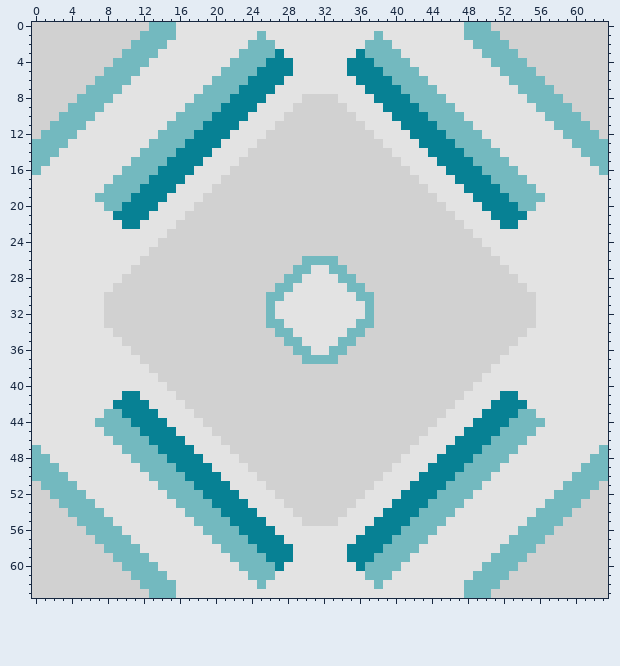
Two versions of one pixel-art sprite, sprites/blocks/factories/parnik.png. This is how it looked before the edit.
The file is 64x64 pixels.
After the commit:
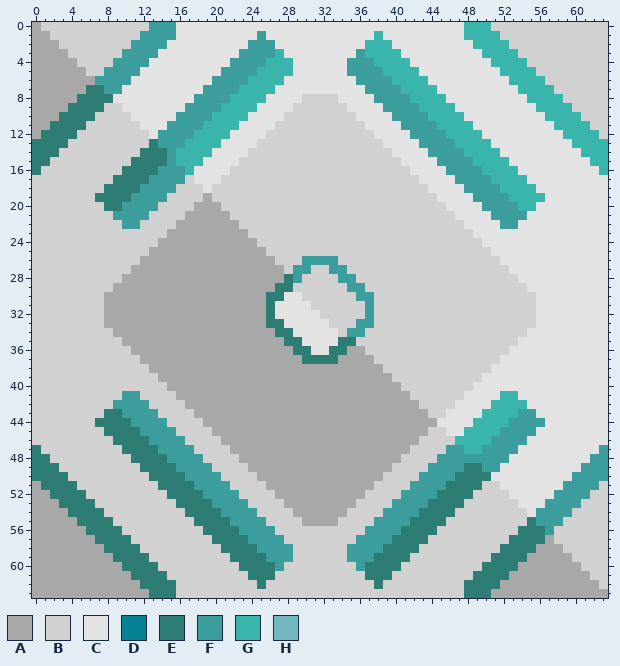
Palette (. is transparent): A #a8a8a8  B #d1d1d1  C #e3e3e3  D #078194  E #2d7d75  F #3c9e9c  G #3ab5ab  H #73b9bf
The exact change:
Changed rows in their new state; - is an unchanged pixel.
first column x 0:
 0 A------------FFF--------------------------------GGG-------------
 1 AA----------FFFF---------F------------G---------GGGG------------
 2 AAA--------FFFF---------FFF----------GGG---------GGGG-----------
 3 AAAA------FFFF---------FFFFG--------FGGGG---------GGGG----------
 4 AAAAA----FFFF---------FFFFGGG------FFFGGGG---------GGGG---------
 5 AAAAAA--FFFF---------FFFFGGGG------FFFFGGGG---------GGGG--------
 6 AAAAAAAFFFF---------FFFFGGGG--------FFFFGGGG---------GGGG-------
 7 AAAAAAEEFF---------FFFFGGGG----------FFFFGGGG---------GGGG------
 8 AAAAAEEEE---------FFFFGGGG------------FFFFGGGG---------GGGG-----
 9 AAAAEEEEBB-------FFFFGGGG--------------FFFFGGGG---------GGGG----
10 AAAEEEEBBBB-----FFFFGGGG----------------FFFFGGGG---------GGGG---
11 AAEEEEBBBBBB---FFFFGGGG------------------FFFFGGGG---------GGGG--
12 AEEEEBBBBBBBB-FFFFGGGG--------------------FFFFGGGG---------GGGG-
13 EEEEBBBBBBBBBEFFFGGGG----------------------FFFFGGGG---------GGGG
14 EEEBBBBBBBBBEEEFGGGG------------------------FFFFGGGG---------GGG
15 EEBBBBBBBBBEEEEFGGG--------------------------FFFFGGGG---------GG
16 EBBBBBBBBBEEEEFFFG----------------------------FFFFGGGG---------G
17 BBBBBBBBBEEEEFFFFB-----------------------------FFFFGGGG---------
18 BBBBBBBBEEEEFFFFBBB-----------------------------FFFFGGGG--------
19 BBBBBBBEEEEFFFFBBBBA-----------------------------FFFFGGGG-------
20 BBBBBBBBEEFFFFBBBBAAA-----------------------------FFFFGG--------
21 BBBBBBBBBFFFFBBBBAAAAA-----------------------------FFFF---------
22 BBBBBBBBBBFFBBBBAAAAAAA-----------------------------FF----------
23 BBBBBBBBBBBBBBBAAAAAAAAA----------------------------------------
24 BBBBBBBBBBBBBBAAAAAAAAAAA---------------------------------------
25 BBBBBBBBBBBBBAAAAAAAAAAAAA--------------------------------------
26 BBBBBBBBBBBBAAAAAAAAAAAAAAA---FFFF------------------------------
27 BBBBBBBBBBBAAAAAAAAAAAAAAAAA-FFBBFF-----------------------------
28 BBBBBBBBBBAAAAAAAAAAAAAAAAAAEFBBBBFF----------------------------
29 BBBBBBBBBAAAAAAAAAAAAAAAAAAEEBBBBBBFF---------------------------
30 BBBBBBBBAAAAAAAAAAAAAAAAAAEE--BBBBBBFF--------------------------
31 BBBBBBBBAAAAAAAAAAAAAAAAAAE----BBBBBBF--------------------------
32 BBBBBBBBAAAAAAAAAAAAAAAAAAE-----BBBBBF--------------------------
33 BBBBBBBBAAAAAAAAAAAAAAAAAAEE-----BBBFF--------------------------
34 BBBBBBBBBAAAAAAAAAAAAAAAAAAEE-----BFF---------------------------
35 BBBBBBBBBBAAAAAAAAAAAAAAAAAAEE----EE----------------------------
36 BBBBBBBBBBBAAAAAAAAAAAAAAAAAAEE--EEAA---------------------------
37 BBBBBBBBBBBBAAAAAAAAAAAAAAAAAAEEEEAAAA--------------------------
38 BBBBBBBBBBBBBAAAAAAAAAAAAAAAAAAAAAAAAAA-------------------------
39 BBBBBBBBBBBBBBAAAAAAAAAAAAAAAAAAAAAAAAAA------------------------
40 BBBBBBBBBBBBBBBAAAAAAAAAAAAAAAAAAAAAAAAAA-----------------------
41 BBBBBBBBBBFFBBBBAAAAAAAAAAAAAAAAAAAAAAAAAA----------GG----------
42 BBBBBBBBBFFFFBBBBAAAAAAAAAAAAAAAAAAAAAAAAAA--------GGGG---------
43 BBBBBBBBEEFFFFBBBBAAAAAAAAAAAAAAAAAAAAAAAAAA------GGGGFF--------
44 BBBBBBBEEEEFFFFBBBBAAAAAAAAAAAAAAAAAAAAAAAAAA----GGGGFFFF-------
45 BBBBBBBBEEEEFFFFBBBBAAAAAAAAAAAAAAAAAAAAAAAABB--GGGGFFFF--------
46 BBBBBBBBBEEEEFFFFBBBBAAAAAAAAAAAAAAAAAAAAAABBBBGGGGFFFF---------
47 EBBBBBBBBBEEEEFFFFBBBBAAAAAAAAAAAAAAAAAAAABBBBFFGGFFFF---------F
48 EEBBBBBBBBBEEEEFFFFBBBBAAAAAAAAAAAAAAAAAABBBBFFFFFFFF---------FF
49 EEEBBBBBBBBBEEEEFFFFBBBBAAAAAAAAAAAAAAAABBBBFFFFEEFF---------FFF
50 EEEEBBBBBBBBBEEEEFFFFBBBBAAAAAAAAAAAAAABBBBFFFFEEEE---------FFFF
51 AEEEEBBBBBBBBBEEEEFFFFBBBBAAAAAAAAAAAABBBBFFFFEEEEBB-------FFFF-
52 AAEEEEBBBBBBBBBEEEEFFFFBBBBAAAAAAAAAABBBBFFFFEEEEBBBB-----FFFF--
53 AAAEEEEBBBBBBBBBEEEEFFFFBBBBAAAAAAAABBBBFFFFEEEEBBBBBB---FFFF---
54 AAAAEEEEBBBBBBBBBEEEEFFFFBBBBAAAAAABBBBFFFFEEEEBBBBBBBB-FFFF----
55 AAAAAEEEEBBBBBBBBBEEEEFFFFBBBBAAAABBBBFFFFEEEEBBBBBBBBBEFFF-----
56 AAAAAAEEEEBBBBBBBBBEEEEFFFFBBBBBBBBBBFFFFEEEEBBBBBBBBBEEEF------
57 AAAAAAAEEEEBBBBBBBBBEEEEFFFFBBBBBBBBFFFFEEEEBBBBBBBBBEEEEA------
58 AAAAAAAAEEEEBBBBBBBBBEEEEFFFFBBBBBBFFFFEEEEBBBBBBBBBEEEEAAA-----
59 AAAAAAAAAEEEEBBBBBBBBBEEEEFFFBBBBBBFFFEEEEBBBBBBBBBEEEEAAAAA----
60 AAAAAAAAAAEEEEBBBBBBBBBEEEEFBBBBBBBBFEEEEBBBBBBBBBEEEEAAAAAAA---
61 AAAAAAAAAAAEEEEBBBBBBBBBEEEBBBBBBBBBBEEEBBBBBBBBBEEEEAAAAAAAAA--
62 AAAAAAAAAAAAEEEEBBBBBBBBBEBBBBBBBBBBBBEBBBBBBBBBEEEEAAAAAAAAAAA-
63 AAAAAAAAAAAAAEEEBBBBBBBBBBBBBBBBBBBBBBBBBBBBBBBBEEEAAAAAAAAAAAAA
Where, in picture pixels (left, top, right, bottom), the same in both pictures:
changed: (32, 22, 608, 598)
